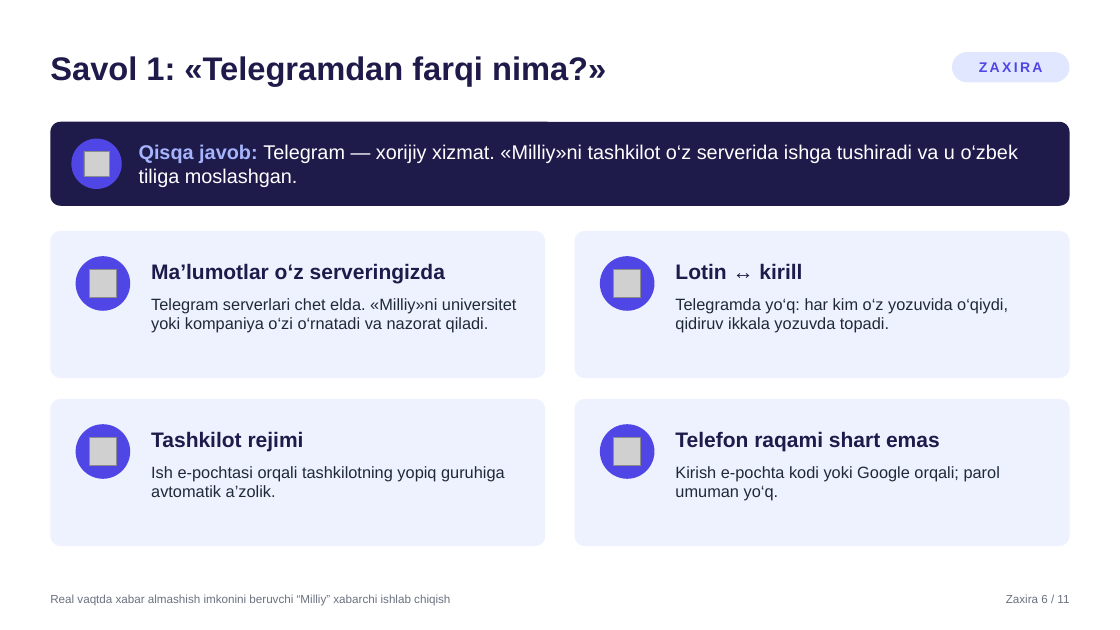
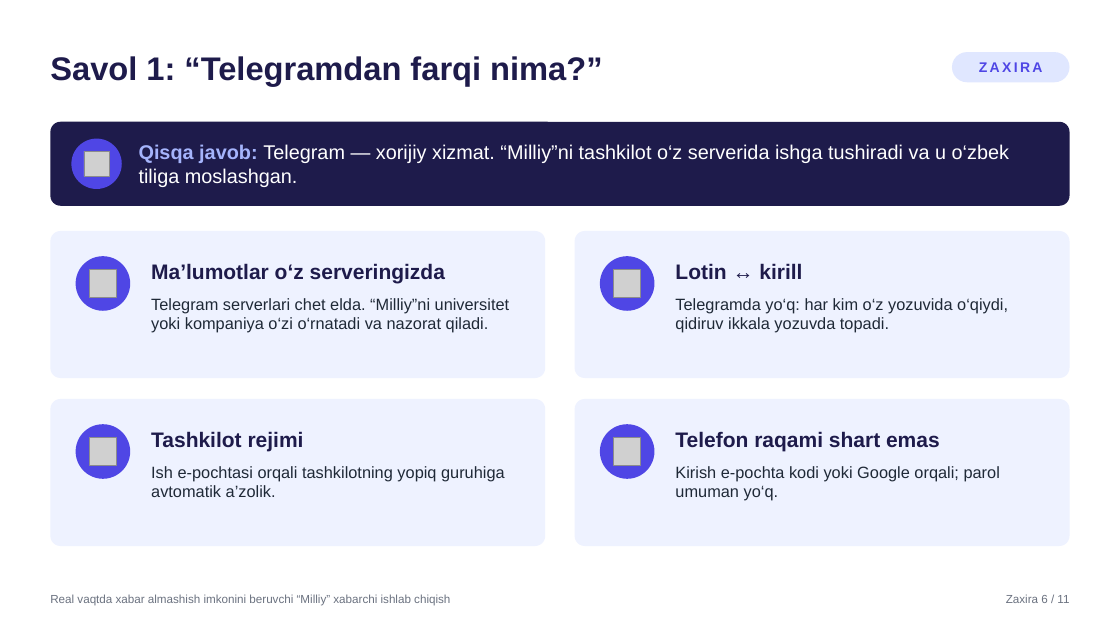
Before and after one commit to SardorSohinazarov/diplom-ish, a slide deck: slide 24 of diplom/Himoya_taqdimoti_Sohinazarov_Sardor.pptx. Drawn at 1120x630 pixels with LibreOffice and Linux fonts; fonts in the diff are those of the drawing; grey boxes stand for pictures. Boxes give left, top, right and bottom in pixels: in the first picture for what was removed or moved away, otherwise in the second. Text is boxed around its words. In the diff, an @@ line names an element or a change of style, - is before the commit and + after.

```diff
--- a/diplom/Himoya_taqdimoti_Sohinazarov_Sardor.pptx
+++ b/diplom/Himoya_taqdimoti_Sohinazarov_Sardor.pptx
@@ text at [50,56,602,86]: text changed @@
-Savol 1: «Telegramdan farqi nima?»
+Savol 1: “Telegramdan farqi nima?”
@@ text at [139,144,1009,187]: text changed @@
-Qisqa javob: Telegram — xorijiy xizmat. «Milliy»ni tashkilot o‘z serverida ishga tushiradi va u o‘zbek tiliga moslashgan.
+Qisqa javob: Telegram — xorijiy xizmat. “Milliy”ni tashkilot o‘z serverida ishga tushiradi va u o‘zbek tiliga moslashgan.
@@ text at [151,298,509,333]: text changed @@
-Telegram serverlari chet elda. «Milliy»ni universitet yoki kompaniya o‘zi o‘rnatadi va nazorat qiladi.
+Telegram serverlari chet elda. “Milliy”ni universitet yoki kompaniya o‘zi o‘rnatadi va nazorat qiladi.
```
Also in this commit, not shown: 19 other slides changed, 2 other files.
